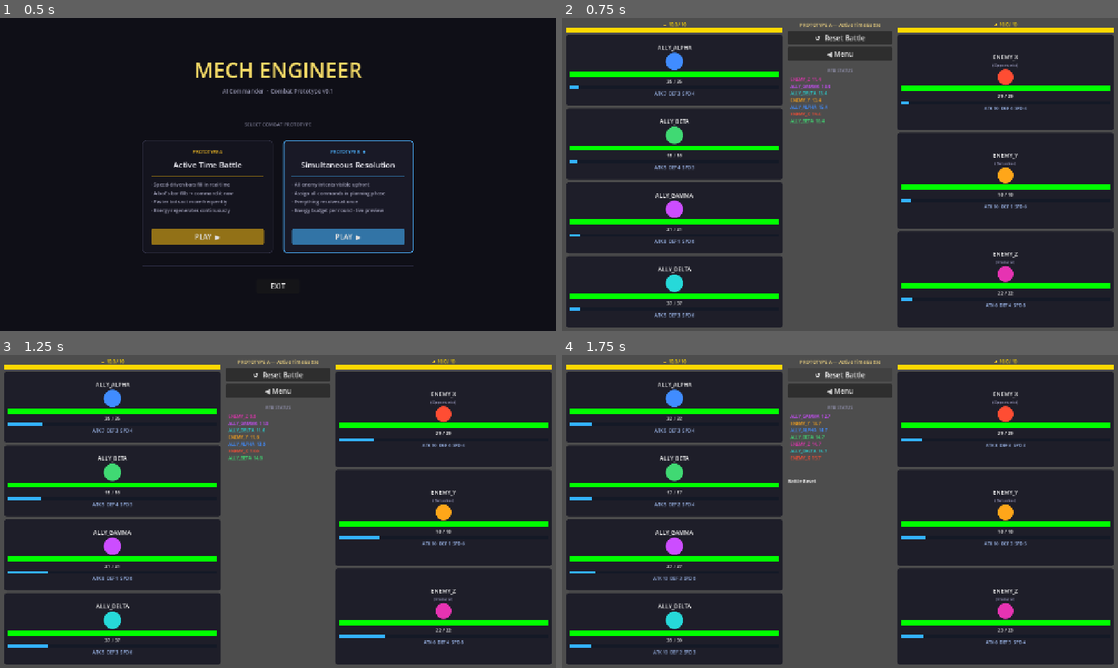
Above: before the commit, frames 1-4 (two rows, left to right).
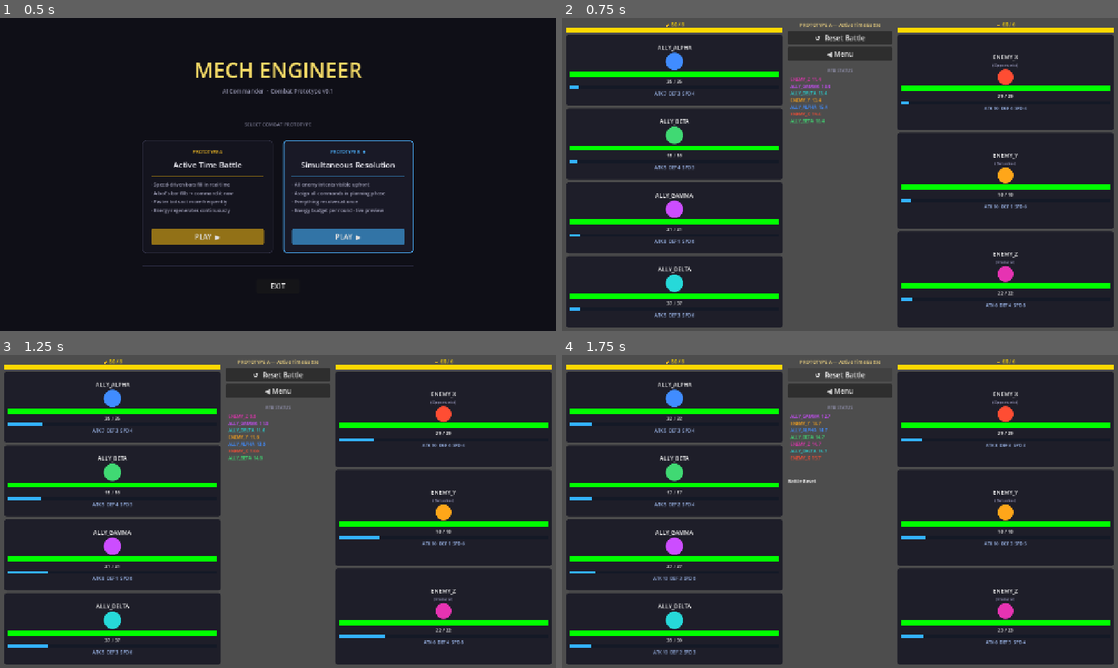
Above: after the commit, the same moments.

Repository: BrickwaII/MechEngineer
Game: Godot game, scene res://menu/main_menu.tscn
Same seed, same stepped clock (60 frames per second), same inputs: the game is played once before the commit and once after it.
Inputs:
- Up to frame 1 (0.5 s): no input
- Up to frame 2 (0.75 s): click "PLAY ▶" at 0.5 s
- Up to frame 3 (1.25 s): no input
- Up to frame 4 (1.75 s): click "↺ Reset Battle" at 1.25 s

Frame 1 is identical in both runs. In frame 2, less than 0.1% of the frame differs, in the area x 18-82%, y 1-3%; in frame 3, less than 0.1%; in frame 4, less than 0.1%.

Commit message:
Dynamic energy capacity, wait regen boost, enemy energy based on bot count
Energy max is now the sum of living bots' capacity (each bot has capacity=2):
- 4 allies → 8 max; 3 enemies → 6 max. Capacity drops when a bot is destroyed,
  and energy is immediately clamped to the new max.

WAIT now grants +25% regen for 3 seconds to the team, stackable per bot.
The bar turns green-yellow and the label shows the active multiplier (×1.25,
×1.5, etc.) while stacks are live.

Regen stacks are tracked as per-entry countdown timers so each bot's 3-second
window is independent regardless of overlap.

Diff:
--- a/battle/main.gd
+++ b/battle/main.gd
@@ -19,6 +19,8 @@
 var _enemy_energy_bar: ProgressBar
 var _ally_energy_label: Label
 var _enemy_energy_label: Label
+var _ally_energy_fill: StyleBoxFlat
+var _enemy_energy_fill: StyleBoxFlat
 
 var _battle_gen: int = 0
 var _in_ally_action: bool = false
@@ -146,9 +148,12 @@
 	if _atb_state != ATBState.TICKING:
 		return
 
-	var regen := 0.5 * delta
-	battle_manager.ally_energy  = minf(battle_manager.MAX_ENERGY, battle_manager.ally_energy  + regen)
-	battle_manager.enemy_energy = minf(battle_manager.MAX_ENERGY, battle_manager.enemy_energy + regen)
+	battle_manager.tick_regen_stacks(delta)
+	var base_regen := 0.5 * delta
+	battle_manager.ally_energy  = minf(battle_manager.ally_max_energy(),
+		battle_manager.ally_energy  + base_regen * battle_manager.ally_regen_multiplier())
+	battle_manager.enemy_energy = minf(battle_manager.enemy_max_energy(),
+		battle_manager.enemy_energy + base_regen * battle_manager.enemy_regen_multiplier())
 
 	var tick_rate := 4.0
 	var ready_allies: Array[BotData] = []
@@ -375,7 +380,8 @@
 		return 0
 
 	if waited:
-		battle_manager.add_log("%s waits. (ATB +8)" % actor.bot_name)
+		battle_manager.add_regen_boost(actor)
+		battle_manager.add_log("%s waits. (ATB +8, ⚡regen +25% for 3s)" % actor.bot_name)
 		_update_status("")
 		return 2
 
@@ -395,10 +401,12 @@
 func _build_energy_bars() -> void:
 	var ally_ui  := _add_energy_bar_to_column(_ally_column)
 	var enemy_ui := _add_energy_bar_to_column(_enemy_column)
-	_ally_energy_bar    = ally_ui[0]  as ProgressBar
-	_ally_energy_label  = ally_ui[1]  as Label
+	_ally_energy_bar    = ally_ui[0] as ProgressBar
+	_ally_energy_label  = ally_ui[1] as Label
+	_ally_energy_fill   = ally_ui[2] as StyleBoxFlat
 	_enemy_energy_bar   = enemy_ui[0] as ProgressBar
 	_enemy_energy_label = enemy_ui[1] as Label
+	_enemy_energy_fill  = enemy_ui[2] as StyleBoxFlat
 
 func _add_energy_bar_to_column(column: VBoxContainer) -> Array:
 	var hdr := VBoxContainer.new()
@@ -427,18 +435,28 @@
 	bar.add_theme_stylebox_override("fill", fill)
 	hdr.add_child(bar)
 
-	return [bar, lbl]
+	return [bar, lbl, fill]
 
 func _refresh_energy_bars() -> void:
 	if _ally_energy_bar == null:
 		return
-	var ae := battle_manager.ally_energy
-	var ee := battle_manager.enemy_energy
-	var mx := battle_manager.MAX_ENERGY
-	_ally_energy_bar.value   = (ae / mx) * 100.0
-	_ally_energy_label.text  = "⚡ %.1f / %d" % [ae, int(mx)]
-	_enemy_energy_bar.value  = (ee / mx) * 100.0
-	_enemy_energy_label.text = "⚡ %.1f / %d" % [ee, int(mx)]
+	battle_manager.clamp_energy_to_max()
+	var ae  := battle_manager.ally_energy
+	var ee  := battle_manager.enemy_energy
+	var amx := battle_manager.ally_max_energy()
+	var emx := battle_manager.enemy_max_energy()
+
+	_ally_energy_bar.value = (ae / amx) * 100.0 if amx > 0.0 else 0.0
+	var a_stacks := battle_manager.ally_regen_stacks.size()
+	_ally_energy_label.text = "⚡ %.1f / %d%s" % [ae, int(amx),
+		"  ×%.2g" % battle_manager.ally_regen_multiplier() if a_stacks > 0 else ""]
+	_ally_energy_fill.bg_color = Color(0.8, 1.0, 0.1) if a_stacks > 0 else Color(1.0, 0.85, 0.0)
+
+	_enemy_energy_bar.value = (ee / emx) * 100.0 if emx > 0.0 else 0.0
+	var e_stacks := battle_manager.enemy_regen_stacks.size()
+	_enemy_energy_label.text = "⚡ %.1f / %d%s" % [ee, int(emx),
+		"  ×%.2g" % battle_manager.enemy_regen_multiplier() if e_stacks > 0 else ""]
+	_enemy_energy_fill.bg_color = Color(0.8, 1.0, 0.1) if e_stacks > 0 else Color(1.0, 0.85, 0.0)
 
 # ── Card building ─────────────────────────────────────────────────────────────
 
@@ -619,6 +637,7 @@
 			to_card.get_global_rect().get_center()
 		)
 	_refresh_all_cards()
+	_refresh_energy_bars()
 
 func _update_status(msg: String) -> void:
 	_status_label.text = msg
--- a/bots/bot_data.gd
+++ b/bots/bot_data.gd
@@ -16,6 +16,7 @@
 var color: Color = Color.WHITE
 var current_hp: int
 var is_dead: bool = false
+var energy_capacity: int = 2
 
 var personality: PersonalityData
 var charge_state: ChargeState
--- a/systems/battle_manager.gd
+++ b/systems/battle_manager.gd
@@ -16,9 +16,55 @@
 
 var _acting: BotData = null
 
-var ally_energy:  float = 10.0
-var enemy_energy: float = 10.0
-const MAX_ENERGY: float = 10.0
+var ally_energy:  float = 0.0
+var enemy_energy: float = 0.0
+
+# Per-team regen boost stacks: each entry is remaining seconds on that stack
+var ally_regen_stacks:  Array[float] = []
+var enemy_regen_stacks: Array[float] = []
+
+func ally_max_energy() -> float:
+	var total := 0
+	for bot: BotData in allies:
+		if not bot.is_dead:
+			total += bot.energy_capacity
+	return float(total)
+
+func enemy_max_energy() -> float:
+	var total := 0
+	for bot: BotData in enemies:
+		if not bot.is_dead:
+			total += bot.energy_capacity
+	return float(total)
+
+func clamp_energy_to_max() -> void:
+	ally_energy  = minf(ally_energy,  ally_max_energy())
+	enemy_energy = minf(enemy_energy, enemy_max_energy())
+
+func add_regen_boost(bot: BotData) -> void:
+	if allies.has(bot):
+		ally_regen_stacks.append(3.0)
+	else:
+		enemy_regen_stacks.append(3.0)
+
+func tick_regen_stacks(delta: float) -> void:
+	var new_ally: Array[float] = []
+	for t: float in ally_regen_stacks:
+		if t - delta > 0.0:
+			new_ally.append(t - delta)
+	ally_regen_stacks = new_ally
+
+	var new_enemy: Array[float] = []
+	for t: float in enemy_regen_stacks:
+		if t - delta > 0.0:
+			new_enemy.append(t - delta)
+	enemy_regen_stacks = new_enemy
+
+func ally_regen_multiplier() -> float:
+	return 1.0 + ally_regen_stacks.size() * 0.25
+
+func enemy_regen_multiplier() -> float:
+	return 1.0 + enemy_regen_stacks.size() * 0.25
 
 func setup_battle(log_ui: RichTextLabel, label_ui: Label) -> void:
 	combat_log = log_ui
@@ -26,6 +72,8 @@
 	create_test_bots()
 	build_turn_order()
 	update_turn_label()
+	ally_energy  = ally_max_energy()
+	enemy_energy = enemy_max_energy()
 
 # ── Bot creation ─────────────────────────────────────────────────────────────
 
@@ -415,9 +463,11 @@
 	_log_entries.clear()
 	_acting = null
 	current_turn_index = 0
-	ally_energy  = MAX_ENERGY
-	enemy_energy = MAX_ENERGY
+	ally_regen_stacks.clear()
+	enemy_regen_stacks.clear()
 	create_test_bots()
+	ally_energy  = ally_max_energy()
+	enemy_energy = enemy_max_energy()
 	build_turn_order()
 	update_turn_label()
 	add_log("Battle Reset")
